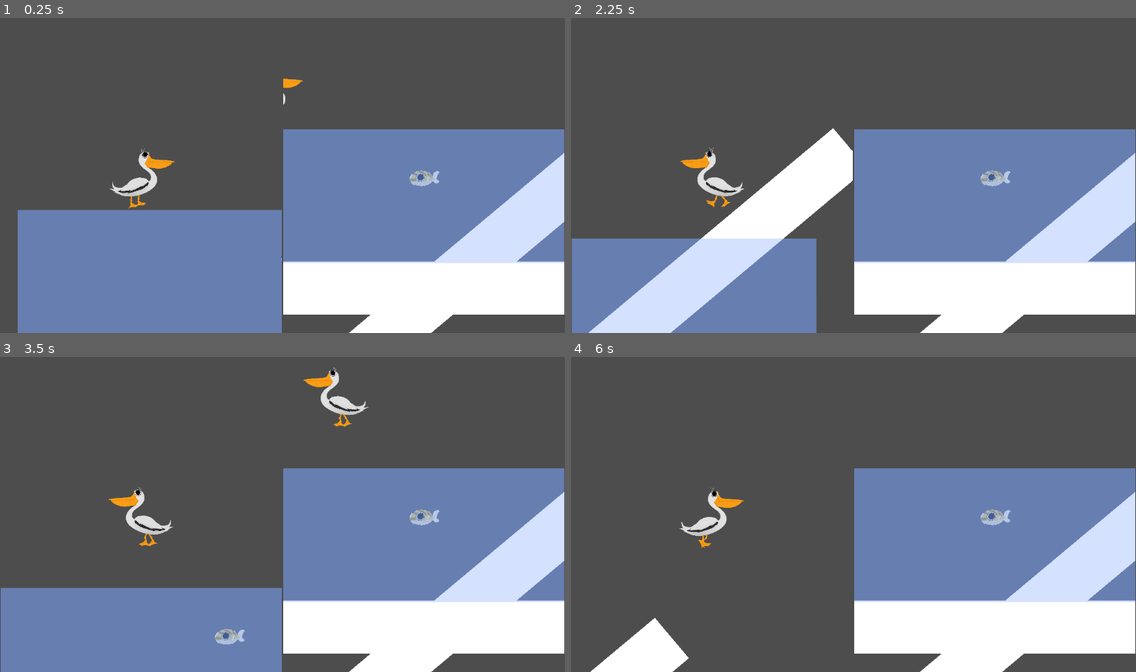
Above: before the commit, frames 1-4 (two rows, left to right).
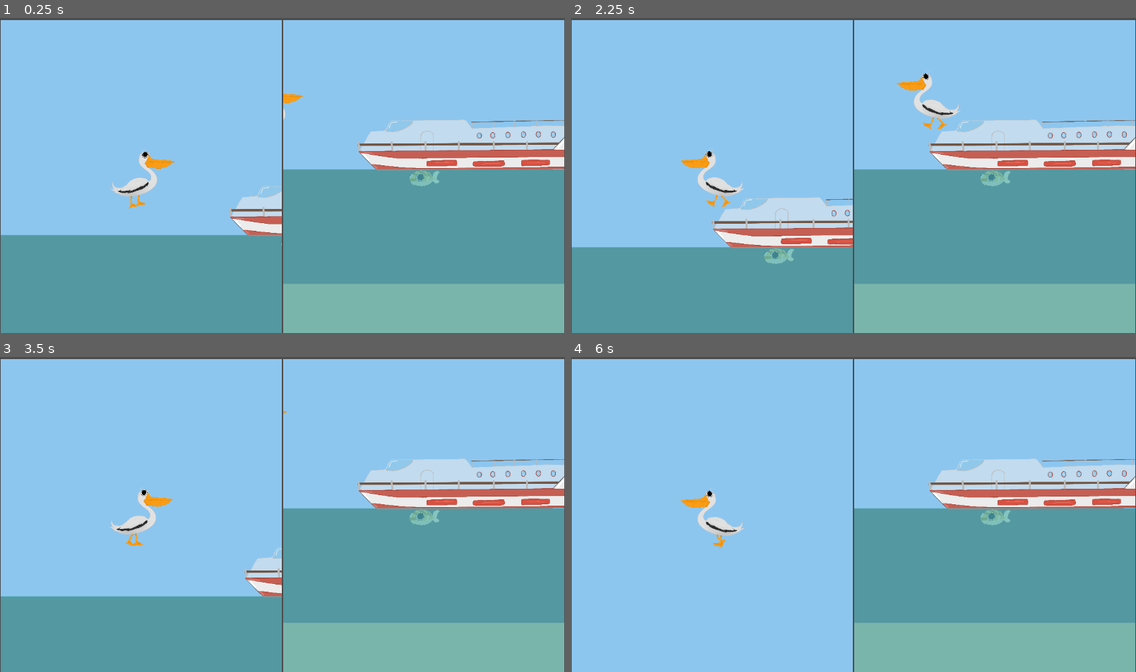
Above: after the commit, the same moments.

Repository: CISC204-S25/final-project-team-6
Game: Godot game, scene res://Game_scene.tscn
The game is run twice, just before and just after one commit, with the same random seed, the same clock (stepped at 60 frames per second) and the same inputs. Before the commit the project starts from res://TestScene.tscn.
Inputs:
- Up to frame 1 (0.25 s): no input
- Up to frame 2 (2.25 s): tap Enter at 0.5 s; hold D (BirdRight) 0.53-2.03 s; tap E (BirdPickup) at 0.6, 1.35, 2.1 s; tap W (BirdUp) at 0.77, 1.52 s; hold A (BirdLeft) from 2.03 s (still down)
- Up to frame 3 (3.5 s): release A (BirdLeft) at 2.78 s; hold D (BirdRight) from 2.78 s (still down); tap E (BirdPickup) at 2.85 s; tap W (BirdUp) at 3.02 s
- Up to frame 4 (6 s): tap E (BirdPickup) every 0.75 s from 3.6 to 5.85 s; tap W (BirdUp) at 3.77, 4.52 s; release D (BirdRight) at 4.28 s; hold A (BirdLeft) 4.28-5.03 s; hold D (BirdRight) 5.03-5.78 s; hold A (BirdLeft) from 5.78 s (still down)

The runs differ from the first frame. In frame 1, 98% of the frame differs, in the area x 0-100%, y 0-100%; in frame 2, 98%; in frame 3, 99%; in frame 4, 99%.

Commit message:
need to figure out connecting scripts

Diff:
--- a/final-project/level.tscn
+++ b/final-project/level.tscn
@@ -1,33 +1,32 @@
-[gd_scene load_steps=6 format=3 uid="uid://cb0g3kuyjojvx"]
+[gd_scene load_steps=10 format=3 uid="uid://cb0g3kuyjojvx"]
 
 [ext_resource type="Texture2D" uid="uid://b1ahx68dv7i10" path="res://boat.png" id="1_yq5xo"]
 
-[sub_resource type="RectangleShape2D" id="RectangleShape2D_uc3v8"]
-size = Vector2(2370, 356)
-
 [sub_resource type="RectangleShape2D" id="RectangleShape2D_ufkib"]
-size = Vector2(2383, 308)
+size = Vector2(5657, 308)
 
 [sub_resource type="RectangleShape2D" id="RectangleShape2D_04u62"]
-size = Vector2(2384, 312)
+size = Vector2(5652, 312)
+
+[sub_resource type="RectangleShape2D" id="RectangleShape2D_uc3v8"]
+size = Vector2(5672, 356)
 
 [sub_resource type="RectangleShape2D" id="RectangleShape2D_202l6"]
 size = Vector2(469, 70.5)
 
+[sub_resource type="RectangleShape2D" id="RectangleShape2D_prwvn"]
+size = Vector2(5691, 100)
+
+[sub_resource type="RectangleShape2D" id="RectangleShape2D_7euh8"]
+size = Vector2(5672, 71)
+
+[sub_resource type="RectangleShape2D" id="RectangleShape2D_63hxn"]
+size = Vector2(60, 1043)
+
+[sub_resource type="RectangleShape2D" id="RectangleShape2D_m14g1"]
+size = Vector2(81, 861)
+
 [node name="Level" type="Node2D"]
-
-[node name="Sky" type="Area2D" parent="."]
-metadata/_edit_group_ = true
-
-[node name="ColorRect" type="ColorRect" parent="Sky"]
-offset_right = 2347.0
-offset_bottom = 350.0
-color = Color(0.550198, 0.776587, 0.938191, 1)
-metadata/_edit_group_ = true
-
-[node name="CollisionShape2D" type="CollisionShape2D" parent="Sky"]
-position = Vector2(1175, 168)
-shape = SubResource("RectangleShape2D_uc3v8")
 
 [node name="Ocean" type="Node" parent="."]
 
@@ -38,13 +37,14 @@
 metadata/_edit_group_ = true
 
 [node name="ColorRect2" type="ColorRect" parent="Ocean/swimming"]
+offset_left = -932.0
 offset_top = -34.0
-offset_right = 2355.0
-offset_bottom = 275.0
-color = Color(0.341176, 0.701961, 0.74902, 0.878431)
+offset_right = 7643.0
+offset_bottom = 664.0
+color = Color(0.341176, 0.701961, 0.74902, 0.733333)
 
 [node name="CollisionShape2D" type="CollisionShape2D" parent="Ocean/swimming"]
-position = Vector2(1181.5, 119)
+position = Vector2(2818.5, 119)
 shape = SubResource("RectangleShape2D_ufkib")
 
 [node name="flying" type="StaticBody2D" parent="Ocean"]
@@ -54,15 +54,30 @@
 metadata/_edit_group_ = true
 
 [node name="CollisionShape2D" type="CollisionShape2D" parent="Ocean/flying"]
-position = Vector2(1191, 133)
+position = Vector2(2825, 133)
 shape = SubResource("RectangleShape2D_04u62")
 
-[node name="sand" type="ColorRect" parent="Ocean"]
-offset_left = -2.0
+[node name="Sky" type="Area2D" parent="."]
+metadata/_edit_group_ = true
+
+[node name="ColorRect" type="ColorRect" parent="Sky"]
+offset_left = -943.0
+offset_top = -709.0
+offset_right = 7607.0
+offset_bottom = 350.0
+color = Color(0.550198, 0.776587, 0.938191, 1)
+metadata/_edit_group_ = true
+
+[node name="CollisionShape2D" type="CollisionShape2D" parent="Sky"]
+position = Vector2(2826, 168)
+shape = SubResource("RectangleShape2D_uc3v8")
+
+[node name="sand" type="ColorRect" parent="Sky"]
+offset_left = -947.0
 offset_top = 585.0
-offset_right = 2354.0
-offset_bottom = 657.0
-color = Color(0.869182, 0.73218, 0.4281, 1)
+offset_right = 7714.0
+offset_bottom = 1053.0
+color = Color(0.861416, 0.732989, 0.466474, 1)
 
 [node name="boat" type="StaticBody2D" parent="."]
 position = Vector2(445, 276)
@@ -76,3 +91,34 @@
 position = Vector2(282, -19)
 scale = Vector2(0.18, 0.18)
 texture = ExtResource("1_yq5xo")
+
+[node name="border_top" type="StaticBody2D" parent="."]
+position = Vector2(-19, -62)
+metadata/_edit_group_ = true
+
+[node name="CollisionShape2D" type="CollisionShape2D" parent="border_top"]
+position = Vector2(2835.5, -40)
+shape = SubResource("RectangleShape2D_prwvn")
+
+[node name="border_bottom" type="StaticBody2D" parent="."]
+position = Vector2(-20, 760)
+metadata/_edit_group_ = true
+
+[node name="CollisionShape2D" type="CollisionShape2D" parent="border_bottom"]
+position = Vector2(2826, 25.5)
+shape = SubResource("RectangleShape2D_7euh8")
+
+[node name="border_left" type="StaticBody2D" parent="."]
+metadata/_edit_group_ = true
+
+[node name="CollisionShape2D" type="CollisionShape2D" parent="border_left"]
+position = Vector2(-40, 387.5)
+shape = SubResource("RectangleShape2D_63hxn")
+
+[node name="border_right" type="StaticBody2D" parent="."]
+position = Vector2(5550, 13)
+metadata/_edit_group_ = true
+
+[node name="CollisionShape2D" type="CollisionShape2D" parent="border_right"]
+position = Vector2(131.5, 316.5)
+shape = SubResource("RectangleShape2D_m14g1")
--- a/final-project/project.godot
+++ b/final-project/project.godot
@@ -11,7 +11,7 @@
 [application]
 
 config/name="Final Project"
-run/main_scene="res://TestScene.tscn"
+run/main_scene="res://Game_scene.tscn"
 config/features=PackedStringArray("4.3", "Forward Plus")
 config/icon="res://icon.svg"
 
